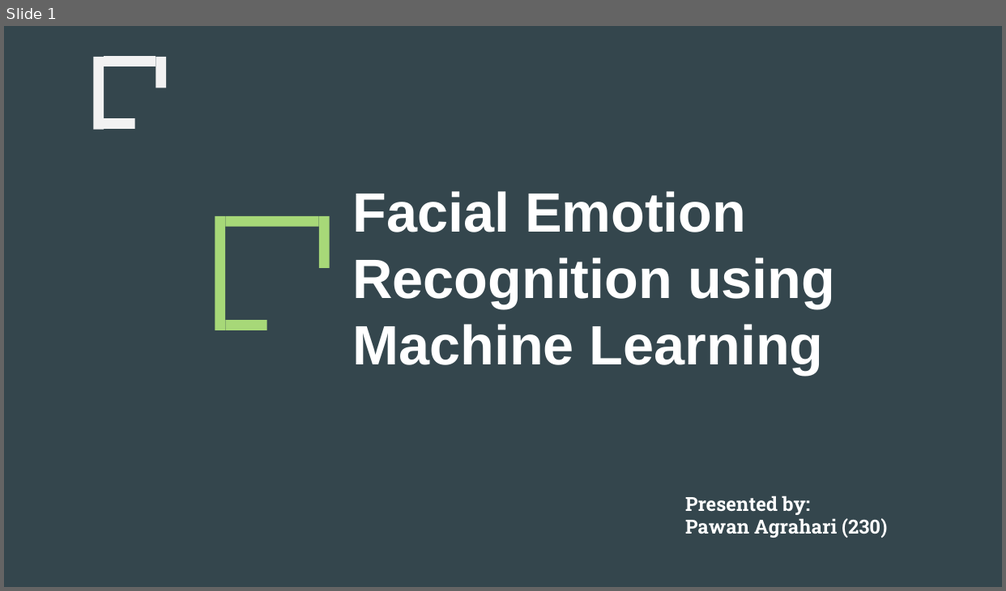
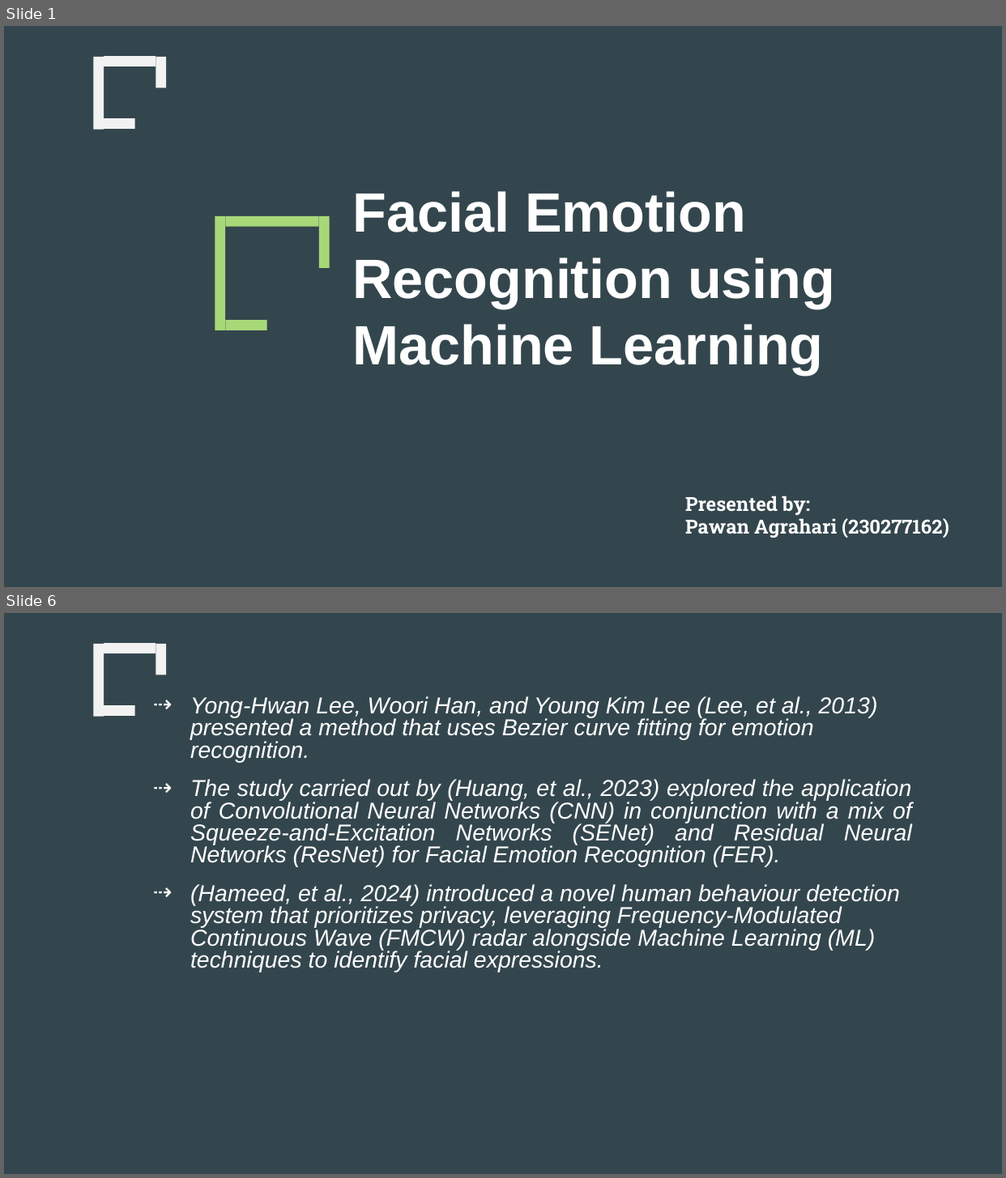
Before and after one commit to pawanagraharii/Facial-Emotion-Recognition-Using-Machine-Learning, a slide deck: PresentationSlides/230277162_PawanAgrahari_PresentationSlide_FacialEmotionDetectionUsingMachineLearning_2024.pptx. Shown one above the other, each under a label of ours: slide 1 before the commit, slides 1 and 6 after it; the slides between them are not shown. The pictures are 1006x591 and 1006x1178 pixels, drawn with LibreOffice and Linux fonts; fonts in the diff are those of the drawing. Boxes give left, top, right and bottom in pixels: in the first picture for what was removed or moved away, otherwise in the second. Text is boxed around its words. In the diff, an @@ line names an element or a change of style, - is before the commit and + after.

```diff
--- a/PresentationSlides/230277162_PawanAgrahari_PresentationSlide_FacialEmotionDetectionUsingMachineLearning_2024.pptx
+++ b/PresentationSlides/230277162_PawanAgrahari_PresentationSlide_FacialEmotionDetectionUsingMachineLearning_2024.pptx
@@ slide 6 added at box(4, 613, 1002, 1174), background #34464D; not listed: 4 template elements that a slide beside it also shows @@
@@ rectangle added at box(4, 613, 46, 1174), fill #34464D @@
@@ text added at box(190, 696, 912, 973), 16.6 pt, text #FFFFFF, italic @@
+⇢ Yong-Hwan Lee, Woori Han, and Young Kim Lee (Lee, et al., 2013) presented a method that uses Bezier curve fitting for emotion recognition.
+⇢ The study carried out by (Huang, et al., 2023) explored the application of Convolutional Neural Networks (CNN) in conjunction with a mix of Squeeze-and-Excitation Networks (SENet) and Residual Neural Networks (ResNet) for Facial Emotion Recognition (FER).
+⇢ (Hameed, et al., 2024) introduced a novel human behaviour detection system that prioritizes privacy, leveraging Frequency-Modulated Continuous Wave (FMCW) radar alongside Machine Learning (ML) techniques to identify facial expressions.
@@ slide 1 changed as well @@
@@ text at box(685, 518, 949, 538): text changed @@
-Pawan Agrahari (230)
+Pawan Agrahari (230277162)
```
Also in this commit, not shown: 13 other slides changed, 11 other slides added, 15 slides removed, 1 other file.
